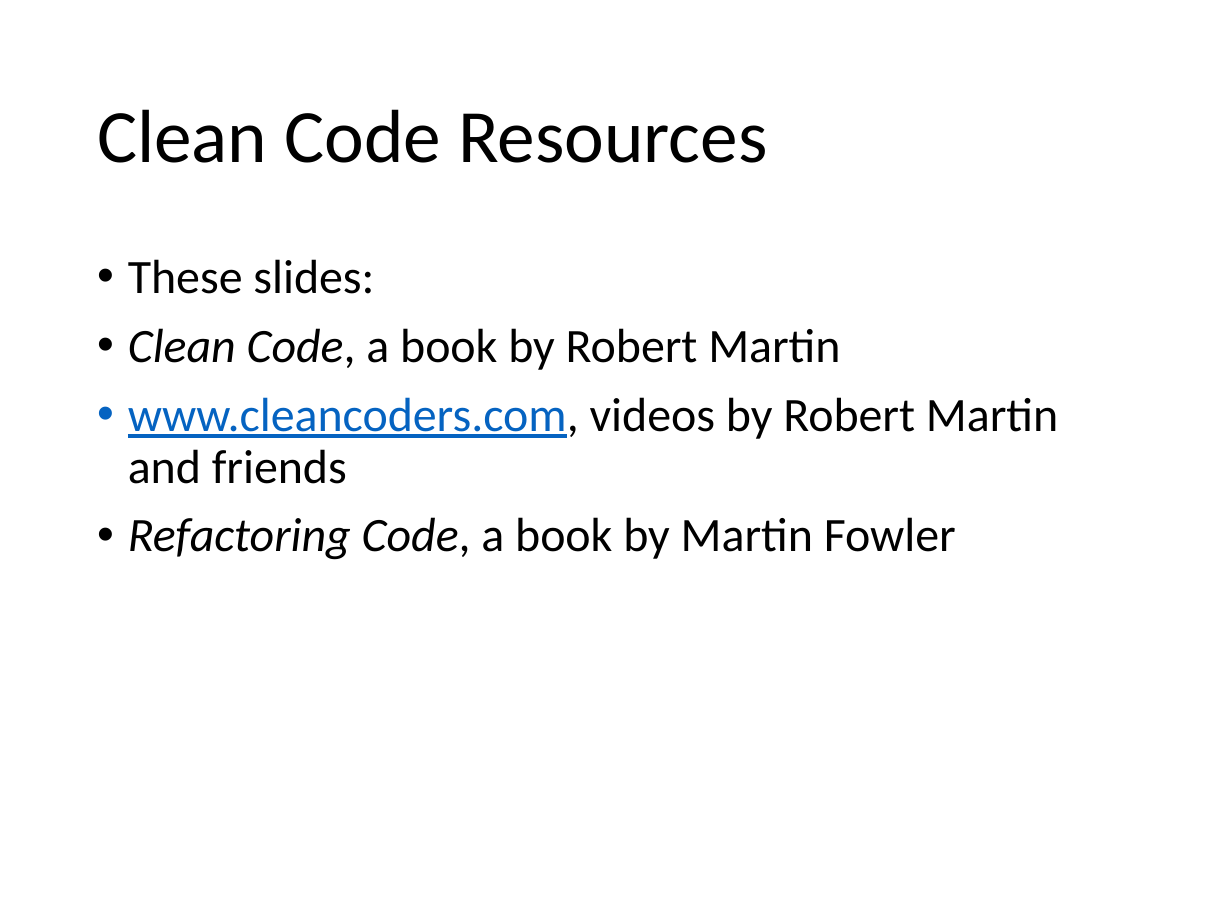
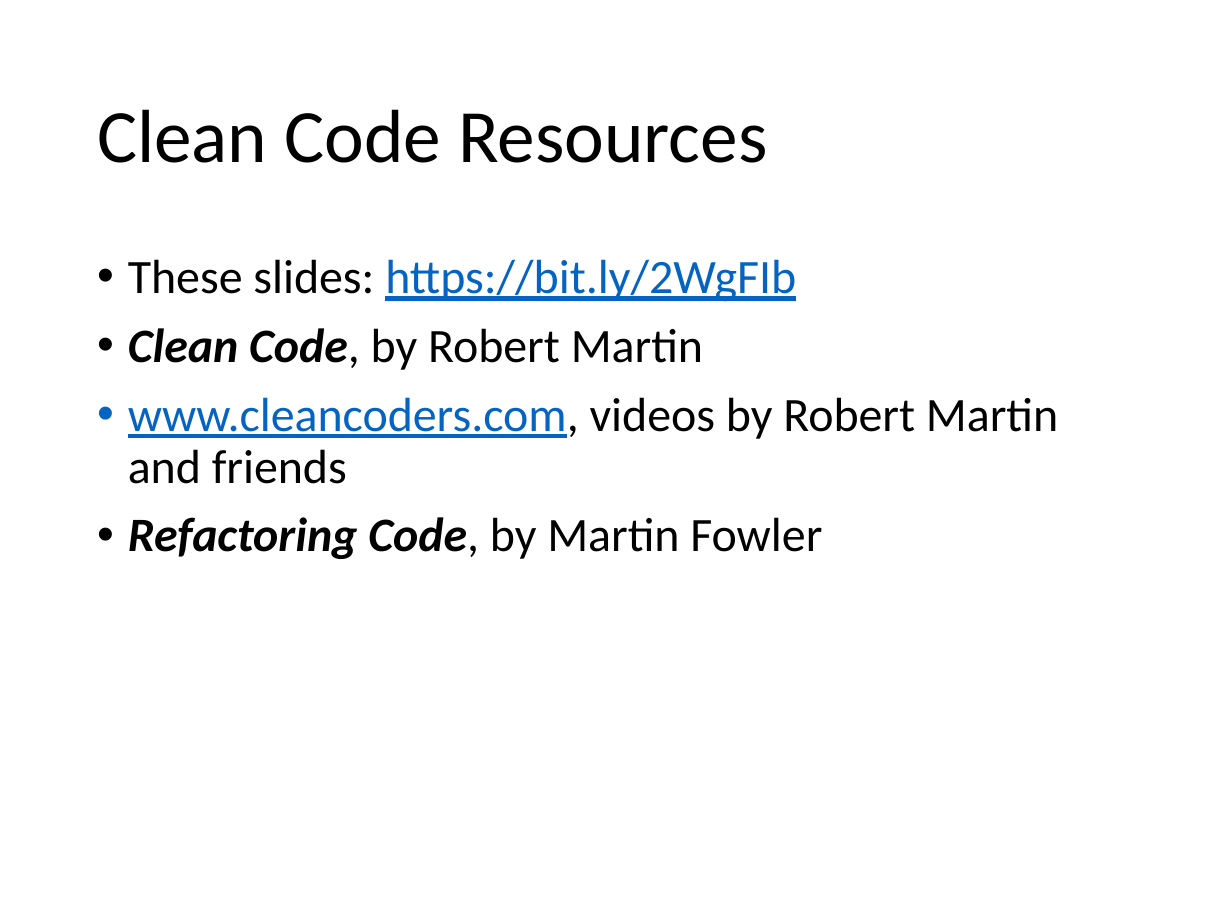
Before and after one commit to WSU-DataScience/SDSS2019_clean_data, a slide deck: slide 52 of clean_code_talkV3.pptx (slide 51 before the commit). Drawn at 1232x924 pixels with LibreOffice and Linux fonts; fonts in the diff are those of the drawing. Boxes give left, top, right and bottom in pixels: in the first picture for what was removed or moved away, otherwise in the second. Text is boxed around its words. In the diff, an @@ line names an element or a change of style, - is before the commit and + after.

```diff
--- a/clean_code_talkV3.pptx
+++ b/clean_code_talkV3.pptx
@@ text at [128,259,796,370]: text changed @@
-• These slides:
-• Clean Code, a book by Robert Martin
+• These slides: https://bit.ly/2WgFIb
+• Clean Code, by Robert Martin
@@ text at [128,517,822,559]: text changed; bold on; italic on @@
-• Refactoring Code, a book by Martin Fowler
+• Refactoring Code, by Martin Fowler
```
Also in this commit, not shown: 1 other slide changed, 2 slides added, 1 slide removed, 1 other file.
